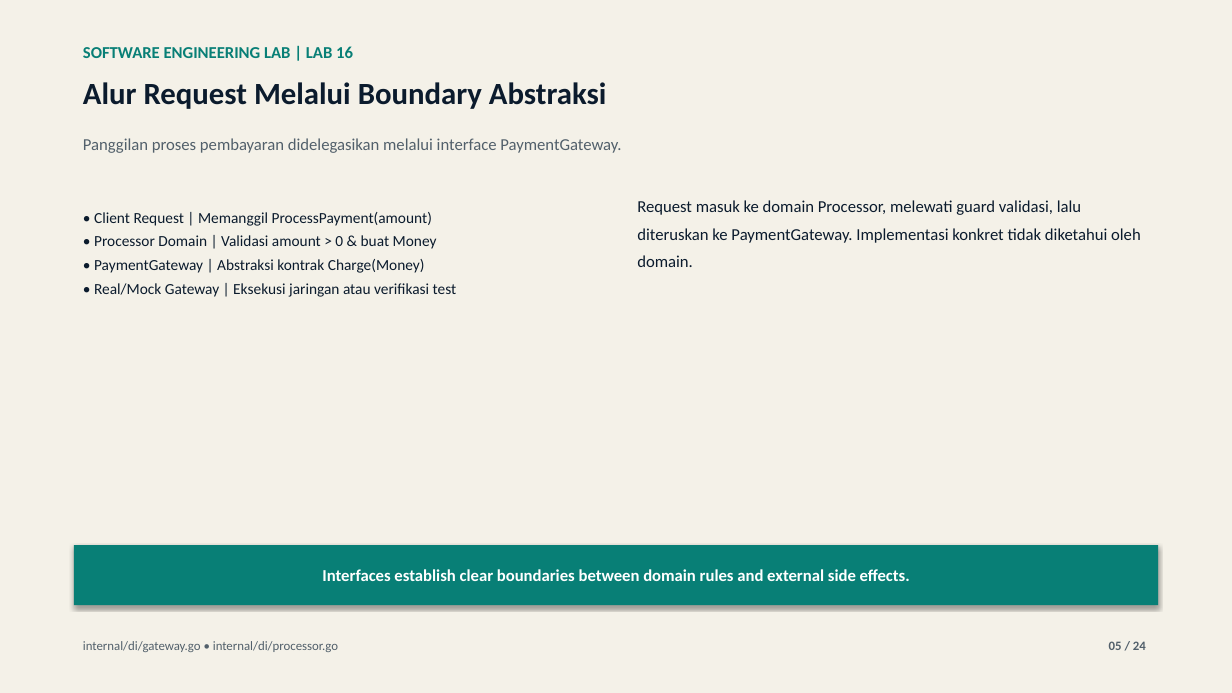
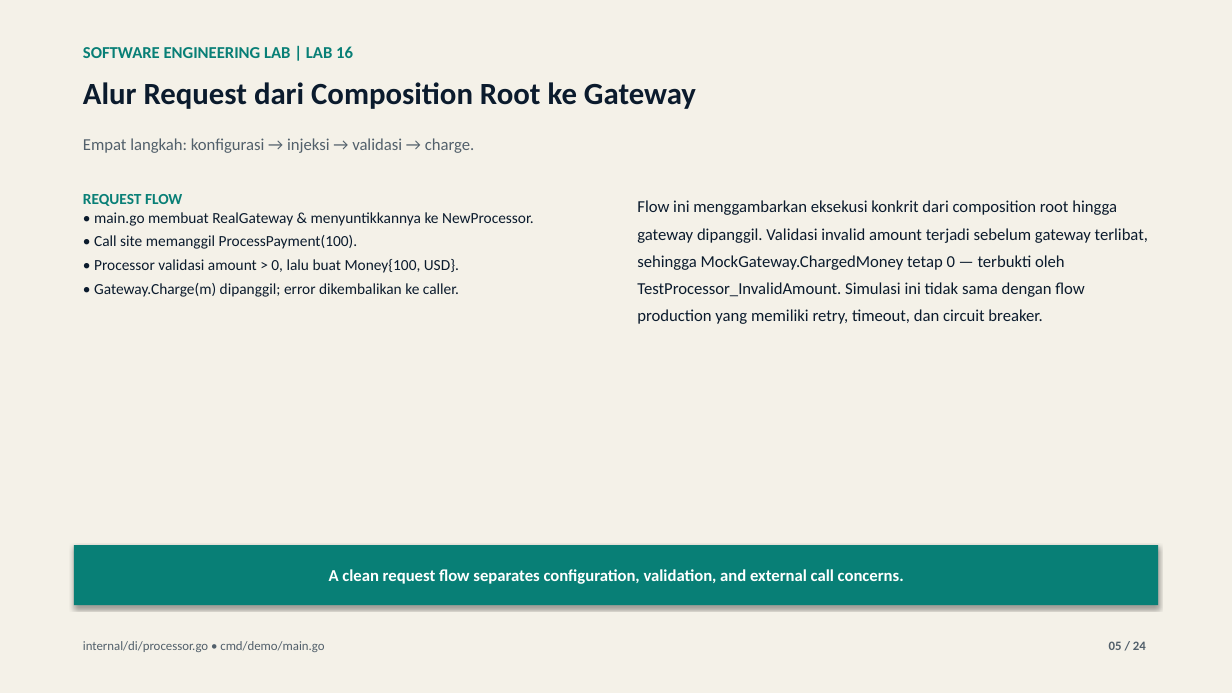
Before and after one commit to lukman-ss/software-engineering-lab, a slide deck: slide 5 of labs/16-dependency-injection/result/linkedin/lab-16-dependency-injection-carousel.pptx. Drawn at 1232x693 pixels with LibreOffice and Linux fonts; fonts in the diff are those of the drawing. Boxes give left, top, right and bottom in pixels: in the first picture for what was removed or moved away, otherwise in the second. Text is boxed around its words. In the diff, an @@ line names an element or a change of style, - is before the commit and + after.

```diff
--- a/labs/16-dependency-injection/result/linkedin/lab-16-dependency-injection-carousel.pptx
+++ b/labs/16-dependency-injection/result/linkedin/lab-16-dependency-injection-carousel.pptx
@@ text at (83,82,696,109): text changed @@
-Alur Request Melalui Boundary Abstraksi
+Alur Request dari Composition Root ke Gateway
@@ text at (83,138,475,153): text changed @@
-Panggilan proses pembayaran didelegasikan melalui interface PaymentGateway.
+Empat langkah: konfigurasi → injeksi → validasi → charge.
@@ text at (83,194,534,297): text changed @@
-• Client Request | Memanggil ProcessPayment(amount)
-• Processor Domain | Validasi amount > 0 & buat Money
-• PaymentGateway | Abstraksi kontrak Charge(Money)
-• Real/Mock Gateway | Eksekusi jaringan atau verifikasi test
+REQUEST FLOW
+• main.go membuat RealGateway & menyuntikkannya ke NewProcessor.
+• Call site memanggil ProcessPayment(100).
+• Processor validasi amount > 0, lalu buat Money{100, USD}.
+• Gateway.Charge(m) dipanggil; error dikembalikan ke caller.
@@ text at (637,200,1148,324): text changed @@
-Request masuk ke domain Processor, melewati guard validasi, lalu diteruskan ke PaymentGateway. Implementasi konkret tidak diketahui oleh domain.
+Flow ini menggambarkan eksekusi konkrit dari composition root hingga gateway dipanggil. Validasi invalid amount terjadi sebelum gateway terlibat, sehingga MockGateway.ChargedMoney tetap 0 — terbukti oleh TestProcessor_InvalidAmount. Simulasi ini tidak sama dengan flow production yang memiliki retry, timeout, dan circuit breaker.
@@ text in rectangle at (329,569,904,584): text changed @@
-Interfaces establish clear boundaries between domain rules and external side effects.
+A clean request flow separates configuration, validation, and external call concerns.
@@ text at (83,641,324,652): text changed @@
-internal/di/gateway.go • internal/di/processor.go
+internal/di/processor.go • cmd/demo/main.go
```
Also in this commit, not shown: 20 other slides changed, 3 slides added, 3 slides removed, 9 other files.
